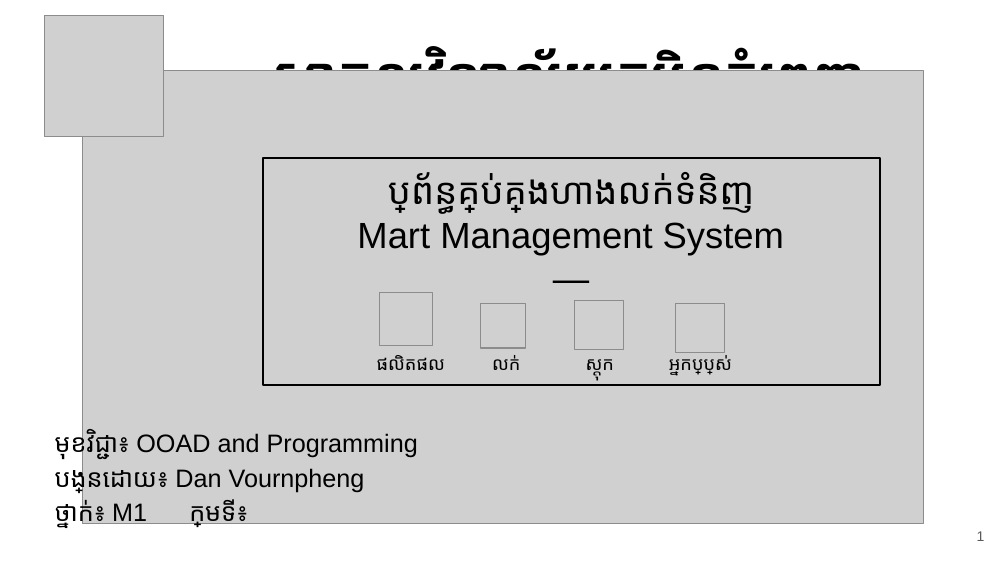
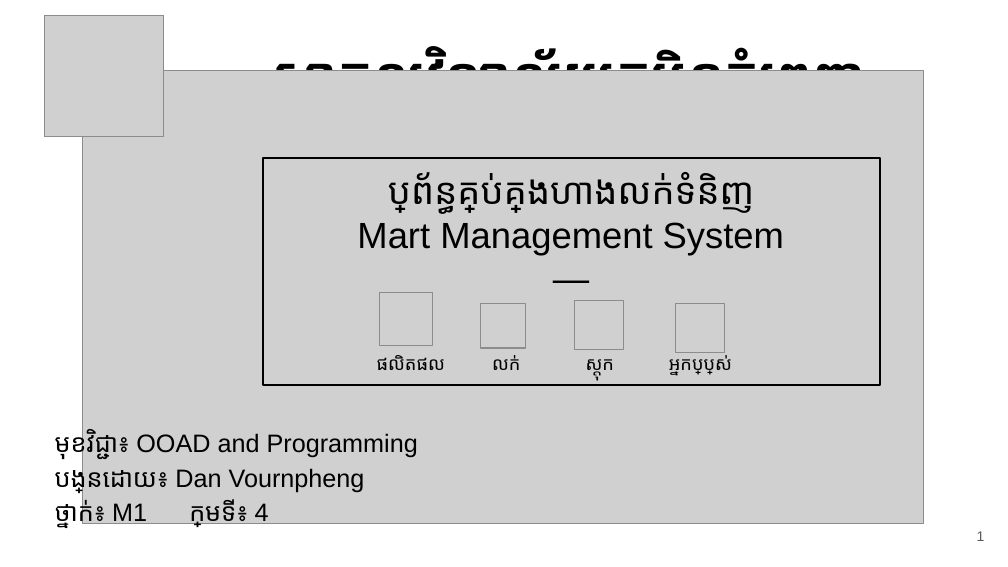
Before and after one commit to james5635/mart-management, a slide deck: slide 1 of Mart Management System - slide.pptx. Drawn at 1008x567 pixels with LibreOffice and Linux fonts; fonts in the diff are those of the drawing; grey boxes stand for pictures. Boxes give left, top, right and bottom in pixels: in the first picture for what was removed or moved away, otherwise in the second. Text is boxed around its words. In the diff, an @@ line names an element or a change of style, - is before the commit and + after.

```diff
--- a/Mart Management System - slide.pptx
+++ b/Mart Management System - slide.pptx
@@ text at (55,498,269,528): text changed @@
-ថ្នាក់៖ M1 ក្រុមទី៖
+ថ្នាក់៖ M1 ក្រុមទី៖ 4
```
Also in this commit, not shown: 3 other slides changed, 11 slides added, 10 slides removed, 1 other file.
